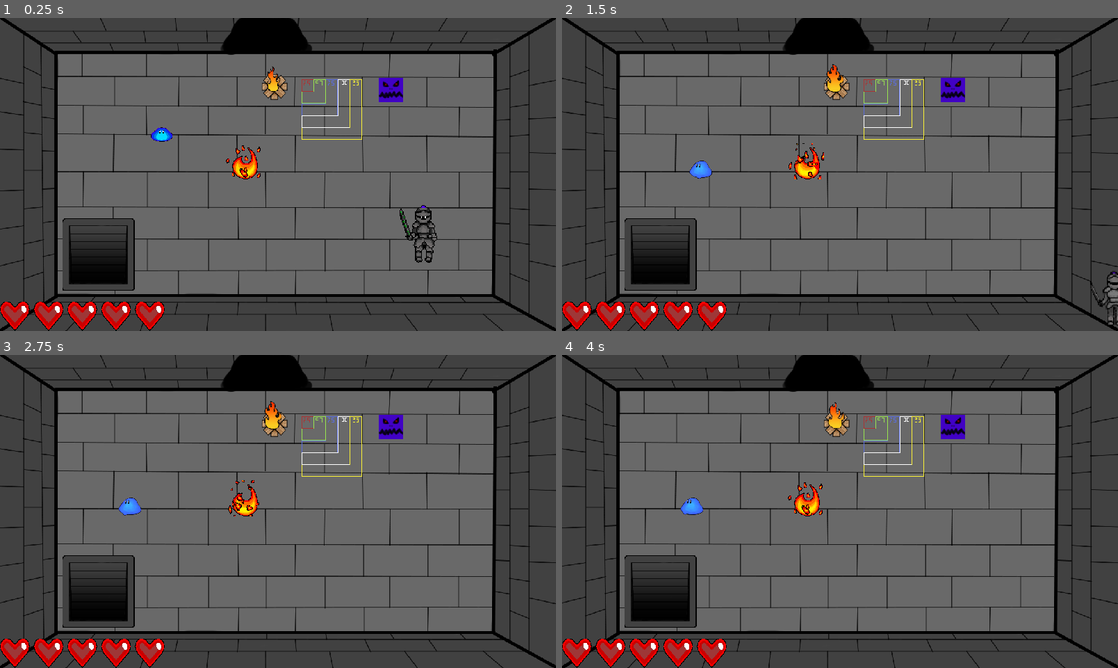
Above: before the commit, frames 1-4 (two rows, left to right).
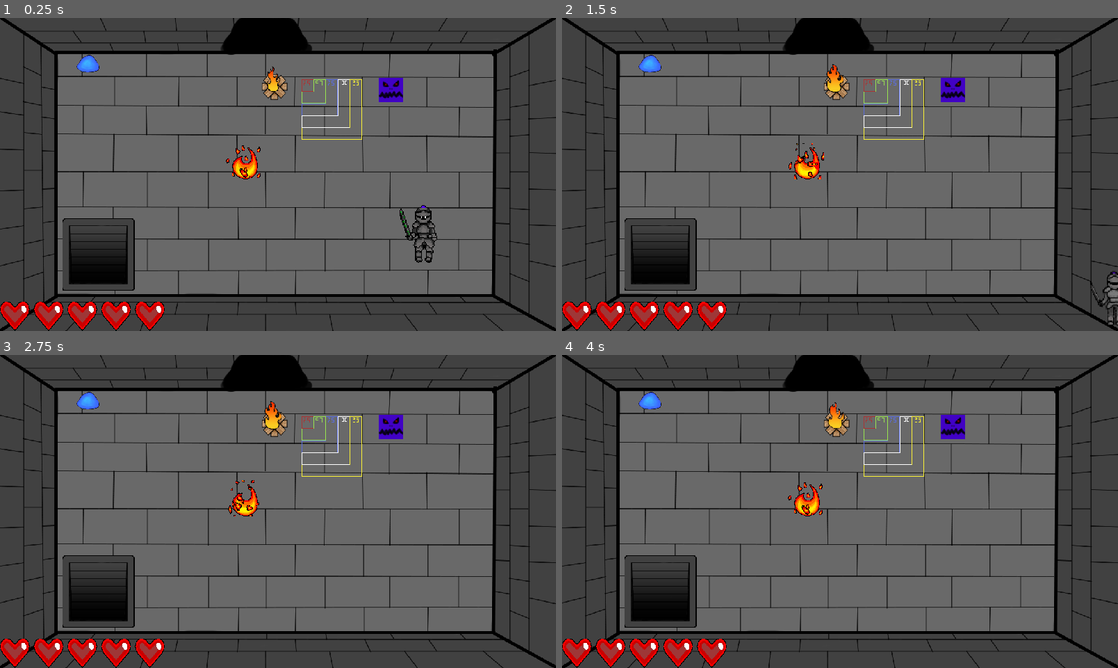
Above: after the commit, the same moments.

Repository: Damian-Wilding/DUNGEON_TIME
Game: Godot game, scene res://Test_Scene.tscn
Two runs of this game, one before a commit and one after it. Both use one fixed random seed, a clock stepped at 60 frames per second and the inputs below. The project has no main scene, so this scene is started directly.
Inputs:
- Up to frame 1 (0.25 s): no input
- Up to frame 2 (1.5 s): hold Right (move_right) 0.53-1.28 s; hold Space (attack) 0.53-1.28 s; hold Down (move_down) from 1.28 s (still down); tap Space (attack) at 1.35 s
- Up to frame 3 (2.75 s): release Down (move_down) at 2.03 s; hold Right (move_right) from 2.03 s (still down); hold Space (attack) from 2.03 s (still down)
- Up to frame 4 (4 s): release Right (move_right) at 2.78 s; release Space (attack) at 2.78 s; hold Up (move_up) 2.78-3.53 s; tap Space (attack) at 2.85 s; tap Enter at 3.5 s; hold Left (move_left) from 3.53 s (still down); hold Space (attack) from 3.53 s (still down)

The runs differ from the first frame. In frame 1, 0.3% of the frame differs, in the area x 13-31%, y 11-40%; in frame 2, 0.3%; in frame 3, 0.3%, in the area x 13-26%, y 11-52%; in frame 4, 0.3%.
Error after the commit: Parse Error: Expected indented block after function declaration. (res://Slime.gd:155)

Commit message:
added invincibility

Diff:
--- a/Player.tscn
+++ b/Player.tscn
@@ -427,7 +427,7 @@
 script = ExtResource("1_vcgm3")
 
 [node name="PlayerHitbox" type="CollisionShape2D" parent="."]
-visibility_layer = 492
+visibility_layer = 508
 position = Vector2(11, 2)
 shape = SubResource("RectangleShape2D_7pcjp")
 
@@ -464,7 +464,7 @@
 [node name="CollisionWithEnemiesHitboxParent" type="Area2D" parent="." groups=["Player"]]
 
 [node name="CollisionWithEnemiesHitbox" type="CollisionShape2D" parent="CollisionWithEnemiesHitboxParent"]
-visibility_layer = 492
+visibility_layer = 508
 position = Vector2(11, 2)
 shape = SubResource("RectangleShape2D_7pcjp")
 
--- a/Slime.gd
+++ b/Slime.gd
@@ -1,6 +1,6 @@
 extends CharacterBody2D
 
-var speed = 100
+var speed = 1000
 @export var random_direction = randi_range(0, 4)
 @export var seconds_to_idle = 1
 @export var seconds_to_move = 1
@@ -17,6 +17,7 @@
 var x_min
 var y_max
 var y_min
+var invincible = false
 
 
 # Called when the node enters the scene tree for the first time.
@@ -79,13 +80,20 @@
 # This is called when this enemy takes damage.
 func _take_damage():
 	print("Enemy is taking damage.")
-	# Check to see if this enemy has more than 1 hp.
-	if hp > 1:
-		# If so, then have this enemy take 1 damage.
-		hp -= 1
-	# If this enemy doesn't have more than 1 hp then kill (delete this enemy).
-	else:
-		queue_free()
+	# Check and make sure the enemy isnt invincible. Nothing will happen if it is.
+	if invincible == false:
+		# Make the enemy invincible for a short time.
+		invincible = true
+		# Start the invincibility timers.
+		$InvincibilityTimer.start()
+		$InvincibilityFlashTimer.start()
+		# Check to see if this enemy has more than 1 hp.
+		if hp > 1:
+			# If so, then have this enemy take 1 damage.
+			hp -= 1
+		# If this enemy doesn't have more than 1 hp then kill (delete this enemy).
+		else:
+			queue_free()
 
 
 # This is called when the ememy's movement timer finishes.
@@ -94,6 +102,7 @@
 	is_idle = true
 	# Get a random number to be the idle timer's time.
 	seconds_to_idle = randi_range(0, 5)
+	seconds_to_idle = 0.5
 	# Set it to be the idle timer's time.
 	$IdleTimer.wait_time = seconds_to_idle
 	# Start the idle timer.
@@ -106,10 +115,10 @@
 func _on_idle_timer_timeout():
 	# Set the enemy to not be idle.
 	is_idle = false
+	# Get a random direction for the ememy to move in.
+	random_direction = randi_range(1, 4)
 	# Get a random number to be the moving timer's time.
 	seconds_to_move = randi_range(0, 5)
-	# Get a random direction for the ememy to move in.
-	random_direction = randi_range(1, 4)
 	# Set it to be the moving timer's time.
 	$MovingTimer.wait_time = seconds_to_move
 	# Start the moving timer.
@@ -132,3 +141,16 @@
 	if area.name == "AttackHitboxParent":
 		# Have tis enemy take damage.
 		_take_damage()
+
+
+# This is called when the enemy's invincibility period is over.
+func _on_invincibility_timer_timeout():
+	# Make the enemy no longer invincible.
+	invincible = false
+	# Stop the invincibility flash timer since it won't be needed anymore.
+	$InvincibilityFlashTimer.stop()
+
+
+# This is called when the enemy needs to change invincibility frames. (It will go back and forth while the enemy is invincible.)
+func _on_invincibility_flash_timer_timeout():
+	# Check to see if the enemy is white.
--- a/Test_Scene.tscn
+++ b/Test_Scene.tscn
@@ -58,4 +58,7 @@
 [node name="HUD" parent="." instance=ExtResource("10_loti1")]
 unique_name_in_owner = true
 
+[node name="Camera2D" type="Camera2D" parent="."]
+position = Vector2(576, 324)
+
 [connection signal="hit" from="Player" to="." method="_on_player_hit"]
--- a/slime.tscn
+++ b/slime.tscn
@@ -104,31 +104,29 @@
 "speed": 5.0
 }]
 
-[sub_resource type="CapsuleShape2D" id="CapsuleShape2D_4l0rk"]
-radius = 16.0
-height = 38.0
-
 [sub_resource type="CapsuleShape2D" id="CapsuleShape2D_70fm7"]
 radius = 16.0
 height = 38.0
 
 [node name="Slime" type="CharacterBody2D" groups=["Enemy"]]
-position = Vector2(540, 289)
+position = Vector2(2, 3)
 script = ExtResource("1_uqvb6")
+seconds_to_idle = null
+seconds_to_move = null
+is_idle = null
+hp = null
+can_leave_room = null
+max_x = null
+max_y = null
+min_x = null
+min_y = null
 metadata/_edit_group_ = true
 
 [node name="AnimatedSprite2D" type="AnimatedSprite2D" parent="."]
-position = Vector2(153, 115)
+position = Vector2(-2, -3)
 scale = Vector2(0.5, 0.5)
 sprite_frames = SubResource("SpriteFrames_0bqnj")
 animation = &"up"
-
-[node name="CollisionShape2D" type="CollisionShape2D" parent="."]
-light_mask = 16
-visibility_layer = 8
-position = Vector2(154, 115)
-rotation = 1.5708
-shape = SubResource("CapsuleShape2D_4l0rk")
 
 [node name="IdleTimer" type="Timer" parent="."]
 one_shot = true
@@ -136,16 +134,23 @@
 [node name="MovingTimer" type="Timer" parent="."]
 one_shot = true
 
+[node name="InvincibilityTimer" type="Timer" parent="."]
+
+[node name="InvincibilityFlashTimer" type="Timer" parent="."]
+
 [node name="SlimeHitboxParent" type="Area2D" parent="." groups=["Enemy"]]
+position = Vector2(-12, -3)
 
 [node name="CollisionShape2D2" type="CollisionShape2D" parent="SlimeHitboxParent"]
-light_mask = 64
-visibility_layer = 131
-position = Vector2(154, 115)
+light_mask = 80
+visibility_layer = 139
+position = Vector2(10, 0)
 rotation = 1.5708
 shape = SubResource("CapsuleShape2D_70fm7")
 
 [connection signal="timeout" from="IdleTimer" to="." method="_on_idle_timer_timeout"]
 [connection signal="timeout" from="MovingTimer" to="." method="_on_moving_timer_timeout"]
+[connection signal="timeout" from="InvincibilityTimer" to="." method="_on_invincibility_timer_timeout"]
+[connection signal="timeout" from="InvincibilityFlashTimer" to="." method="_on_invincibility_flash_timer_timeout"]
 [connection signal="area_entered" from="SlimeHitboxParent" to="." method="_on_slime_hitbox_parent_area_entered"]
 [connection signal="body_entered" from="SlimeHitboxParent" to="." method="_on_slime_hitbox_parent_body_entered"]
Not shown: 1 places in slime.tscn that only renumber resources
